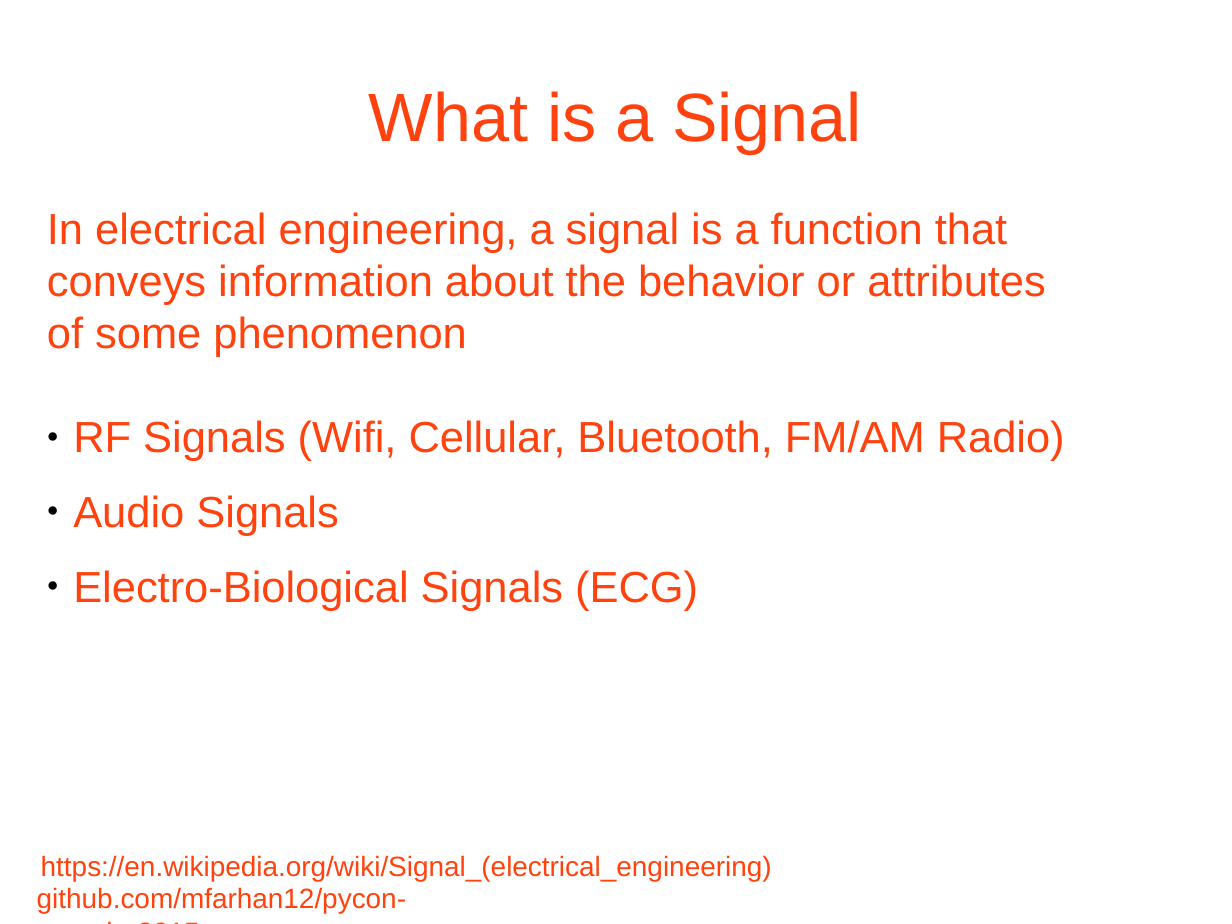
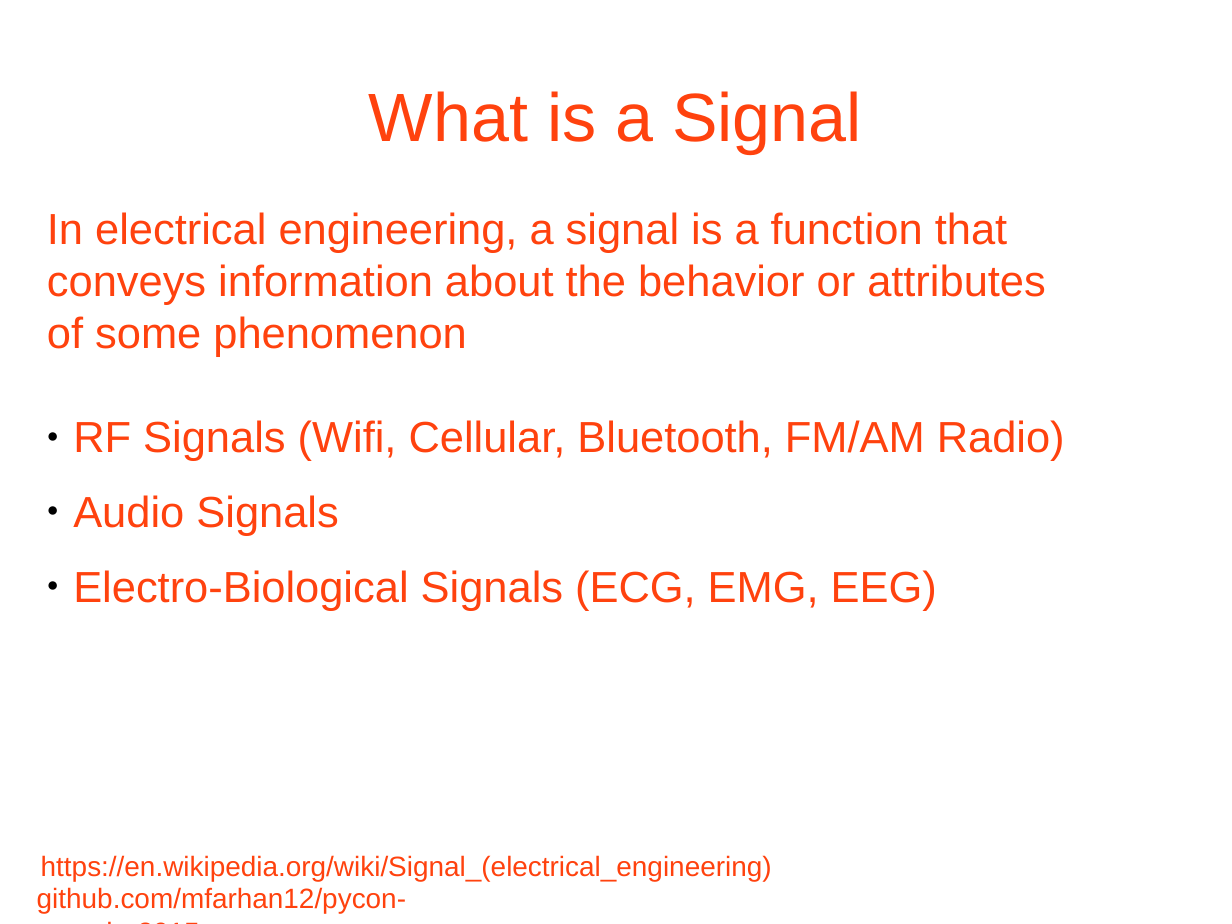
Before and after one commit to mfarhan12/pycon-canada-2015, a slide deck: slide 5 of Pycon2105.odp. Drawn at 1232x924 pixels with LibreOffice and Linux fonts; fonts in the diff are those of the drawing; background and template pictures are left out. Boxes give left, top, right and bottom in pixels: in the first picture for what was removed or moved away, otherwise in the second. Text is boxed around its words. In the diff, an @@ line names an element or a change of style, - is before the commit and + after.

```diff
--- a/Pycon2105.odp
+++ b/Pycon2105.odp
@@ text at (73,570,937,611): text changed @@
-● Electro-Biological Signals (ECG)
+● Electro-Biological Signals (ECG, EMG, EEG)
```
Also in this commit, not shown: 3 other slides changed, 1 other file.
